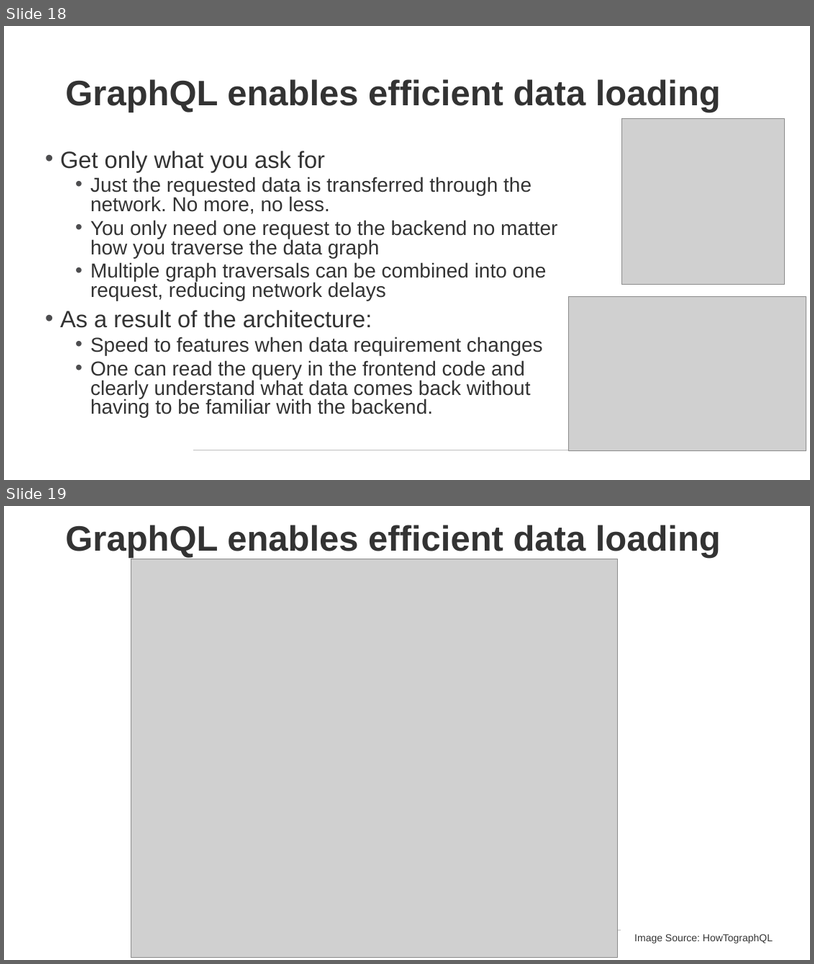
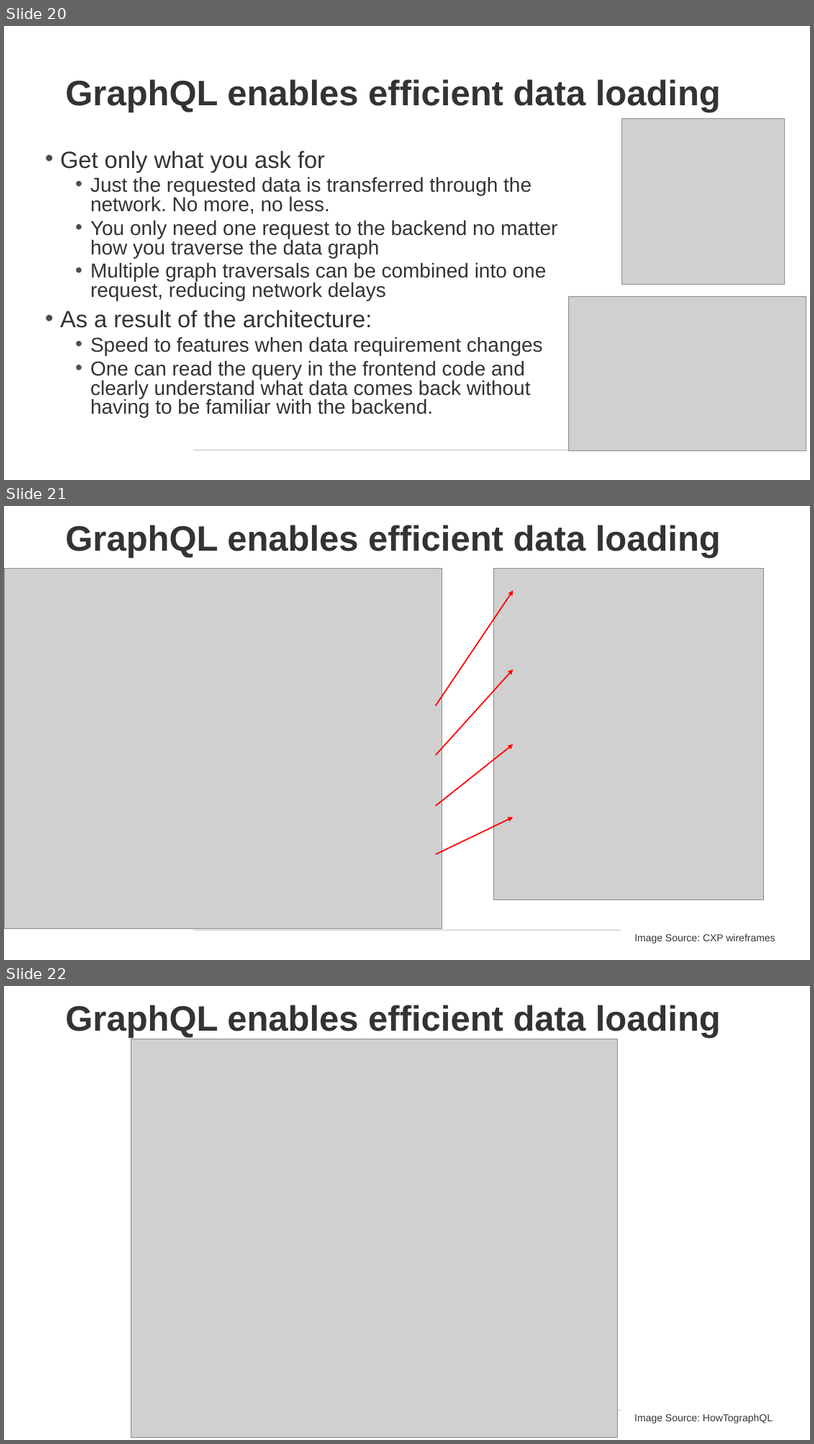
Before and after one commit to NPDSoftwareDev/graphql-presentation, a slide deck: graphql Introduction.pptx. Shown one above the other, each under a label of ours: slides 18 and 19 before the commit, slides 20, 21 and 22 after it. The pictures are 814x964 and 814x1444 pixels, drawn with LibreOffice and Linux fonts; fonts in the diff are those of the drawing; grey boxes stand for pictures. Boxes give left, top, right and bottom in pixels: in the first picture for what was removed or moved away, otherwise in the second. Text is boxed around its words. In the diff, an @@ line names an element or a change of style, - is before the commit and + after.

```diff
--- a/graphql Introduction.pptx
+++ b/graphql Introduction.pptx
@@ slide 21 added at [4,506,810,960], background #FFFFFF; not listed: 2 template elements that a slide beside it also shows @@
@@ title added at [65,525,721,558], 42 pt, text #333333, bold @@
+GraphQL enables efficient data loading
@@ picture added at [4,569,442,928] @@
@@ picture added at [494,569,764,900] @@
@@ arrow added from (436, 705) to (513, 590), #FF0000 1.5 pt @@
@@ arrow added from (436, 755) to (513, 669), #FF0000 1.5 pt @@
@@ arrow added from (436, 806) to (513, 744), #FF0000 1.5 pt @@
@@ arrow added from (436, 854) to (513, 817), #FF0000 1.5 pt @@
@@ text added at [635,934,775,943], 12 pt, text #333333 @@
+Image Source: CXP wireframes
@@ what was slide 18 is now slide 20 @@
@@ what was slide 19 is now slide 22 @@
```
Also in this commit, not shown: 2 slides changed, 2 other files.
